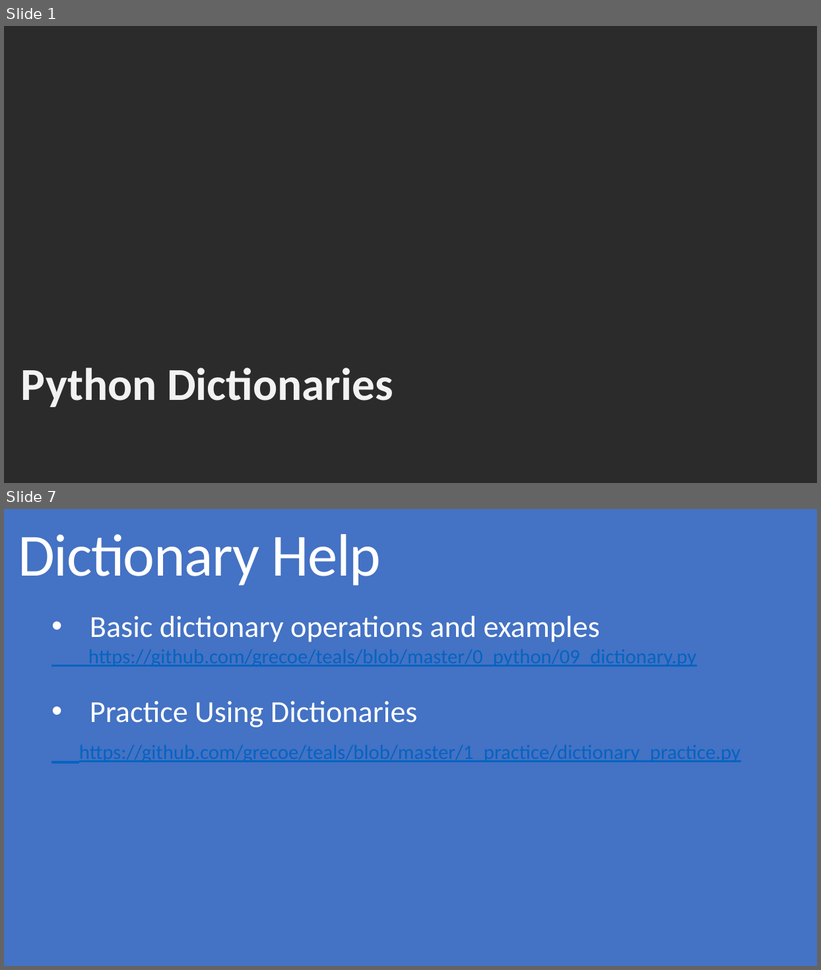
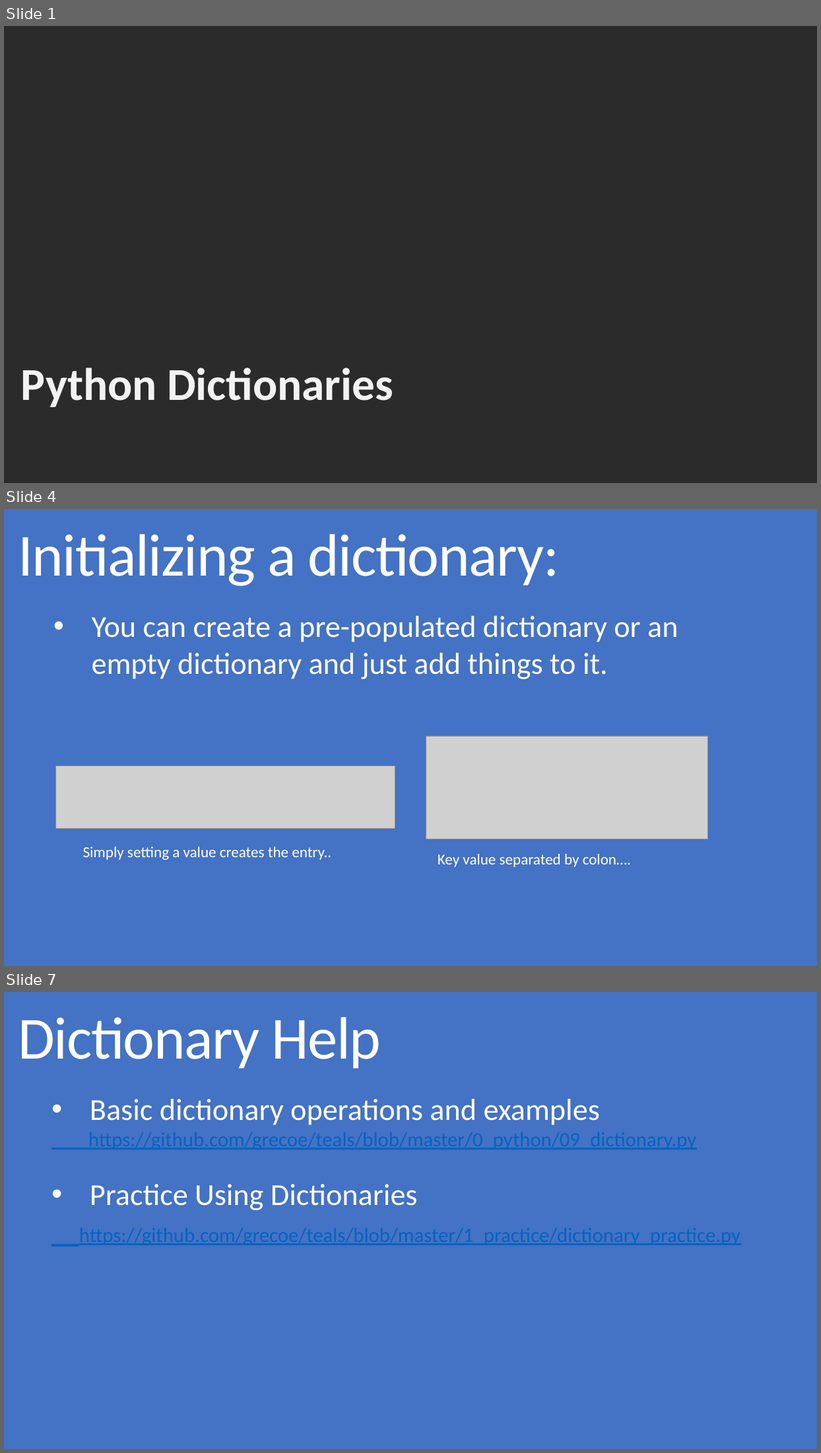
Before and after one commit to grecoe/teals, a slide deck: 5_presentations/Dictionaries.pptx. Shown one above the other, each under a label of ours: slides 1 and 7 before the commit, slides 1, 4 and 7 after it; the slides between them are not shown. The pictures are 821x970 and 821x1453 pixels, drawn with LibreOffice and Linux fonts; fonts in the diff are those of the drawing; grey boxes stand for pictures; background and template pictures are left out; a plain dark background stands for a picture behind light text. Boxes give left, top, right and bottom in pixels: in the first picture for what was removed or moved away, otherwise in the second. Text is boxed around its words. In the diff, an @@ line names an element or a change of style, - is before the commit and + after.

Commit message:
Dictionary

```diff
--- a/5_presentations/Dictionaries.pptx
+++ b/5_presentations/Dictionaries.pptx
@@ slide 4 added at [4, 509, 817, 966], background #4472C4 @@
@@ title added at [18, 534, 560, 586], 70.6 pt, text #FFFFFF @@
+Initializing a dictionary:
@@ text added at [92, 616, 678, 679], 36 pt, text #FFFFFF @@
+• You can create a pre-populated dictionary or an empty dictionary and just add things to it.
@@ picture added at [426, 736, 708, 840] @@
@@ picture added at [56, 766, 395, 829] @@
@@ text added at [83, 847, 331, 860], 18 pt, text #FFFFFF @@
+Simply setting a value creates the entry..
@@ text added at [438, 854, 631, 867], 18 pt, text #FFFFFF @@
+Key value separated by colon….
```
Also in this commit, not shown: 2 slides changed, 2 other slides added, 3 slides removed, 2 other files.
